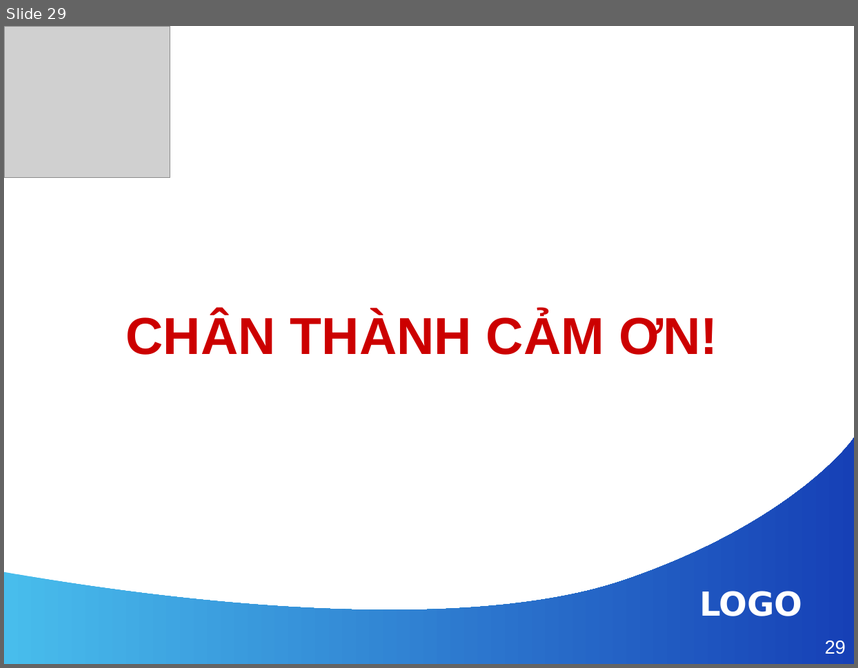
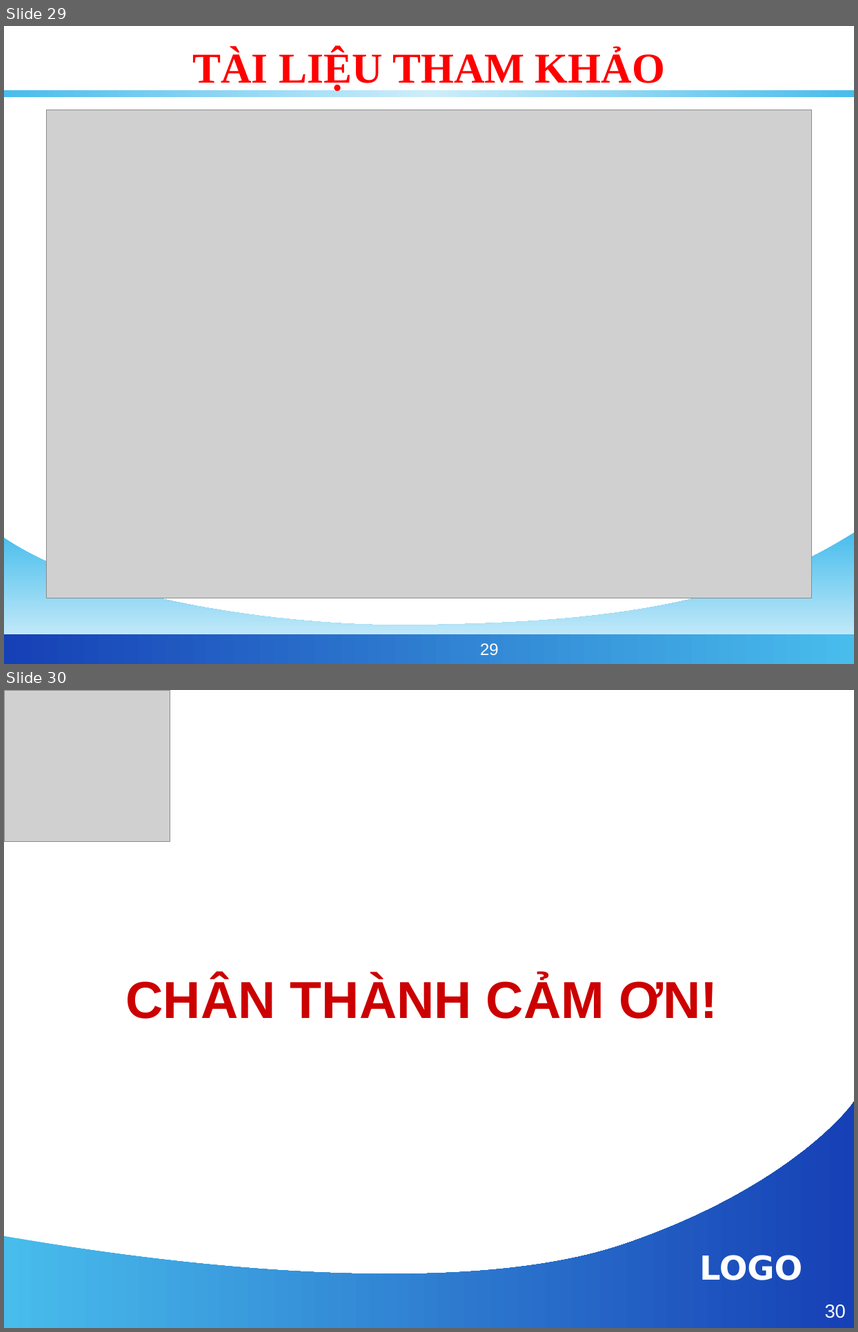
Before and after one commit to phamngsinh/cantho-webgis, a slide deck: Document/Bao Cao/BaoCaoLuanVan.ppt. Shown one above the other, each under a label of ours: slide 29 before the commit, slides 29 and 30 after it. The pictures are 858x668 and 858x1332 pixels, drawn with LibreOffice and Linux fonts; fonts in the diff are those of the drawing; grey boxes stand for pictures; background and template pictures are left out. Boxes give left, top, right and bottom in pixels: in the first picture for what was removed or moved away, otherwise in the second. Text is boxed around its words. In the diff, an @@ line names an element or a change of style, - is before the commit and + after.

```diff
--- a/Document/Bao Cao/BaoCaoLuanVan.ppt
+++ b/Document/Bao Cao/BaoCaoLuanVan.ppt
@@ slide 29 added at <box>4,26,854,664</box>, background #FFFFFF @@
@@ title added at <box>192,49,665,91</box>, 36 pt, text #FF0000, bold @@
+TÀI LIỆU THAM KHẢO
@@ rectangle added at <box>4,91,854,97</box>, fill gradient #48BDEC to #CDEDFA @@
@@ picture added at <box>47,109,811,597</box> @@
@@ freeform shape added at <box>4,532,854,664</box>, fill gradient #48BDEC to #E3F5FC @@
@@ rectangle added at <box>4,634,854,664</box>, fill gradient #1640B6 to #48BDEC @@
@@ page number added at <box>480,643,499,655</box>, 14 pt, text #FFFFFF @@
+29
@@ what was slide 29 is now slide 30 @@
@@ page number at <box>825,1304,846,1318</box>: text changed @@
-29
+30
```
Also in this commit, not shown: 3 slides changed.
